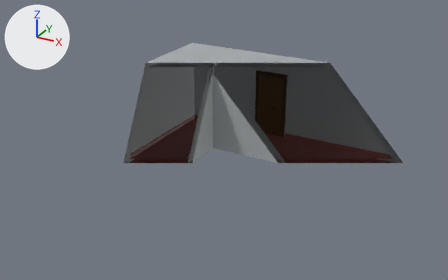
Before and after pictures for a commit that changed the Blender file _design/scene1.blend.
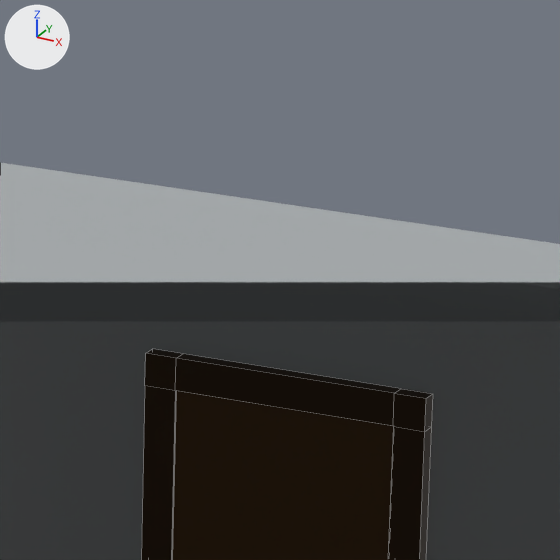
Each version appears first whole from a 50 mm lens placed at (25.0, -28.41, 19.64), pointed at (6.43, 5.34, 2.76), and next in a close-up on the part from 54% to 67% of the width and 11% to 33% of the height. The axes (+X, +Y, +Z) are drawn at upper left. The lights are the same throughout. The first two pictures are the older version. The close-ups show mesh edges as thin lines. Everything nearer to the camera than a plane just in front of the edit is cut away.

Script lines for the objects in view, before the commit:
```python
me_cube_007 = bpy.data.meshes.new('Cube.007')
me_cube_007.from_pydata(...)  # a box spanning x -2.0..2.0, y -7.5..7.5, z -0.2..0.2
me_cube_007.materials.append(mat_ceiling)  # grey #a9aeb0
me_cube_011 = bpy.data.meshes.new('Cube.011')
me_cube_011.from_pydata([(1.8, 7.5, -0.05), (1.8, 7.5, -0.15), (1.8, 5.4, -0.05), (1.8, 5.4, -0.15), (-3.2, 7.5, -0.05), (-3.2, 7.5, -0.15), (-3.2, 5.4, -0.05), (-3.2, 5.4, -0.15)], [], [(0, 4, 6, 2), (7, 6, 4, 5), (5, 1, 3, 7)])
me_cube_011.materials.append(mat_door)  # brown #5a4022
me_cube_023 = bpy.data.meshes.new('Cube.023')
me_cube_023.from_pydata(...)  # 24 vertices, 22 faces; spans x -3.2..2.1, y 5.1..7.8, z -0.15..0.0
me_cube_023.materials.append(mat_door_frame)  # brown #422f19
ob_cube_007 = bpy.data.objects.new('Cube.007', me_cube_007)
ob_cube_007.location = (9.8, 13.3, 5.85)
ob_cube_007.rotation_euler = (0.0, 0.0, 1.571)  # degrees (0, 0, 90)
ob_cube_021 = bpy.data.objects.new('Cube.021', me_cube_011)
ob_cube_021.location = (11.8, 15.12, 2.5)
ob_cube_021.rotation_euler = (1.571, -1.571, 0.0)  # degrees (90, -90, 0)
ob_cube_023 = bpy.data.objects.new('Cube.023', me_cube_023)
ob_cube_023.location = (11.8, 15.15, 2.5)
ob_cube_023.rotation_euler = (1.571, -1.571, 0.0)  # degrees (90, -90, 0)
# also in view: 'Cube.005' at (9.8, 15.45, 2.5)
```
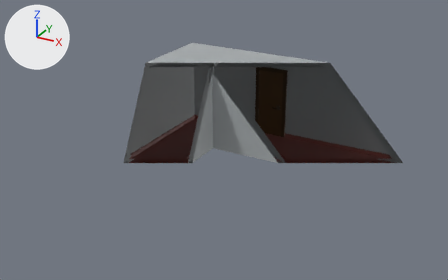
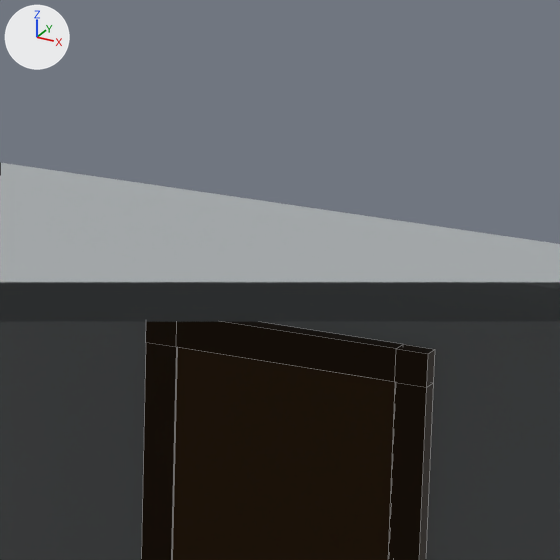
Boxes [x1, y1, x2, y2] around the edits, measured in the close-ups (560 x 560 px):
'Cube.021', moved, rescaled
    before: [172, 391, 393, 560]
    after: [172, 348, 395, 560]
'Cube.023', reshaped
    before: [141, 349, 433, 560]
    after: [141, 322, 435, 560]

What the commit changed:
me_cube_011 is used by ob_cube_021; location (11.8, 15.12, 2.5); rotation (1.571, -1.571, 0.0), in degrees (90, -90, 0).
me_cube_011 had 8 vertices, 3 faces and spanned x -3.2..1.8, y 5.4..7.5, z -0.15..-0.05.
me_cube_011 now has 8 vertices, 3 faces and spans x -3.2..2.2, y 5.4..7.5, z -0.15..-0.05.
me_cube_011 part 1: the whole mesh is scaled about its middle by (1.08, 1, 1), then moved by (0.2, 0.0, 0.0).
me_cube_023 is used by ob_cube_023; location (11.8, 15.15, 2.5); rotation (1.571, -1.571, 0.0), in degrees (90, -90, 0).
me_cube_023 had 24 vertices, 22 faces and spanned x -3.2..2.1, y 5.1..7.8, z -0.15..0.0.
me_cube_023 now has 24 vertices, 22 faces and spans x -3.2..2.5, y 5.1..7.8, z -0.15..0.0.
me_cube_023 part 2: all 16 vertices in x 1.8..2.1, y 5.1..7.8, z -0.15..0.0 are moved by (0.4, 0.0, 0.0).
